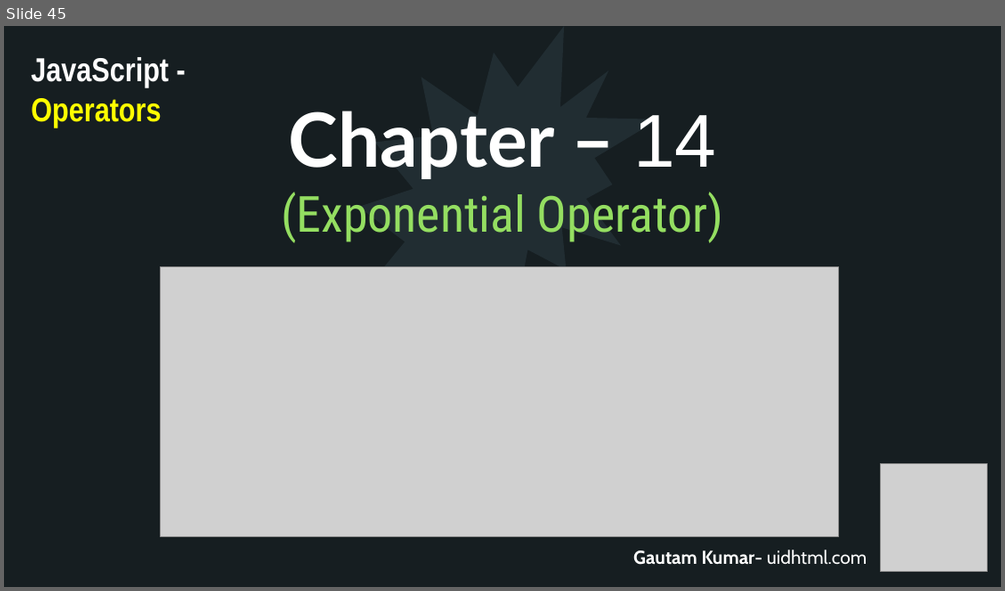
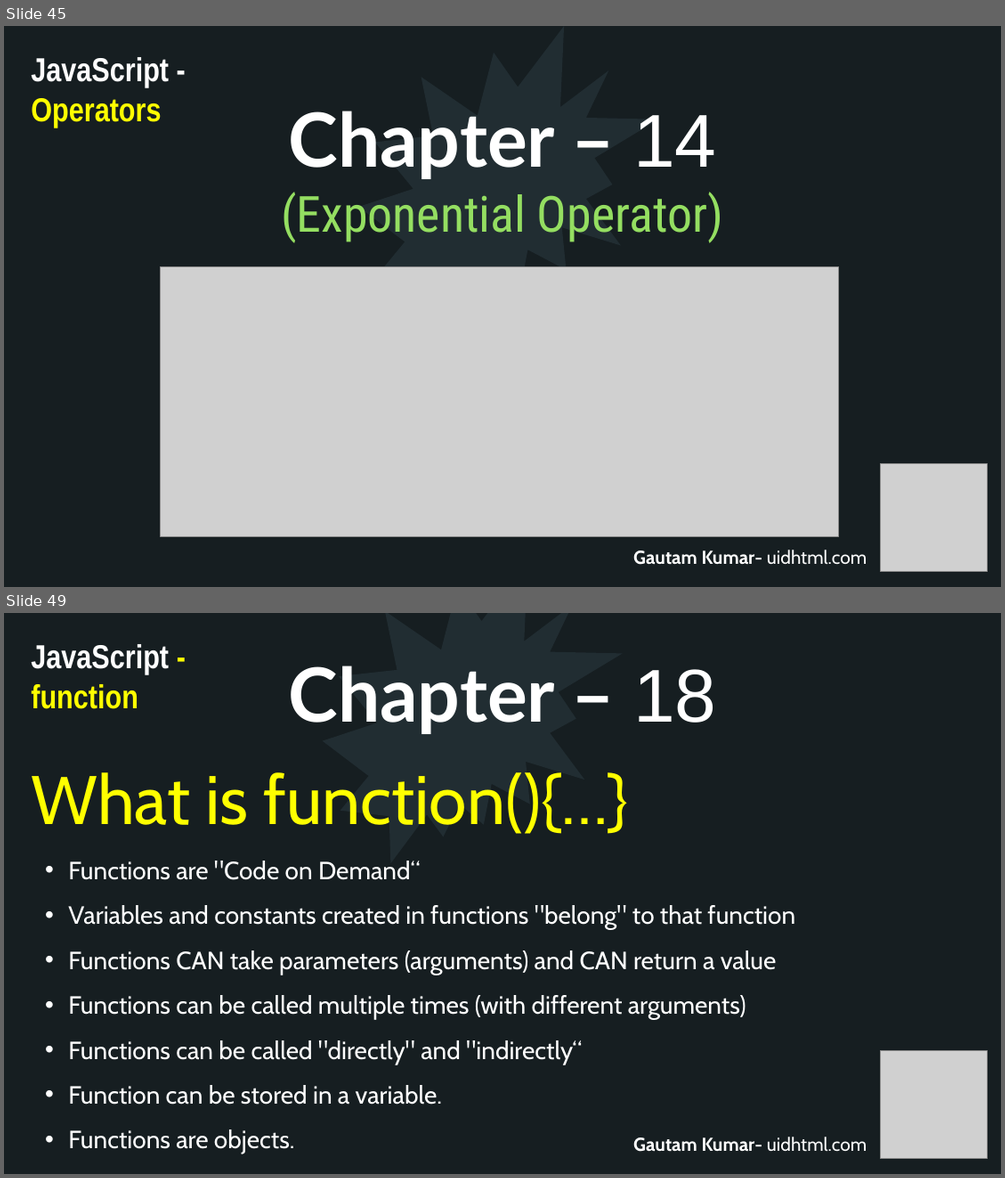
Before and after one commit to uidhtml/javascript-tutorials, a slide deck: Javascript Tutorials.pptx. Shown one above the other, each under a label of ours: slide 45 before the commit, slides 45 and 49 after it; the slides between them are not shown. The pictures are 1005x591 and 1005x1178 pixels, drawn with LibreOffice and Linux fonts; fonts in the diff are those of the drawing; grey boxes stand for pictures. Boxes give left, top, right and bottom in pixels: in the first picture for what was removed or moved away, otherwise in the second. Text is boxed around its words. In the diff, an @@ line names an element or a change of style, - is before the commit and + after.

Commit message:
Added chapter 15

```diff
--- a/Javascript Tutorials.pptx
+++ b/Javascript Tutorials.pptx
@@ slide 49 added at box(4, 613, 1001, 1174), background #2C3C43; not listed: 10 template elements that a slide beside it also shows @@
@@ rectangle added at box(4, 613, 1001, 1174), fill #161E22 @@
@@ irregular seal added at box(323, 613, 623, 863), fill #212D32 @@
@@ text added at box(31, 644, 169, 709), 32 pt, text #FFFFFF, bold @@
+JavaScript - function
@@ title added at box(288, 666, 716, 734), 72 pt, text #FFFFFF, bold @@
+Chapter – 18
@@ text added at box(31, 772, 629, 834), 66 pt, text #FFFF00 @@
+What is function(){…}
@@ text added at box(68, 860, 795, 1154), 24 pt, text #FFFFFF @@
+• Functions are "Code on Demand“
+• Variables and constants created in functions "belong" to that function
+• Functions CAN take parameters (arguments) and CAN return a value
+• Functions can be called multiple times (with different arguments)
+• Functions can be called "directly" and "indirectly“
+• Function can be stored in a variable.
+• Functions are objects.
@@ picture added at box(881, 1051, 988, 1159) @@
@@ text added at box(633, 1136, 866, 1151), 18 pt, text #FFFFFF, bold @@
+Gautam Kumar- uidhtml.com
```
Also in this commit, not shown: 3 slides changed, 9 other slides added, 6 other files.
